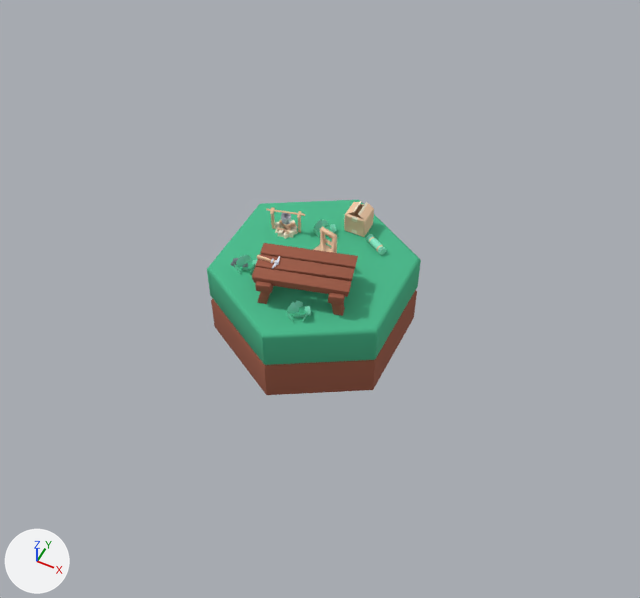
A saved change to the OBJ model examples/directionalSound/simplescene.obj.
Rendered twice from a 50 mm camera at (3.03, -5.93, 7.85) aimed at (0.26, -0.38, 0.91). The axes (+X, +Y, +Z) are drawn at lower left. The lights are the same throughout. Where no turn or scale is listed for an object, it has been applied to the vertices.

The first picture shows 'simplescene'.
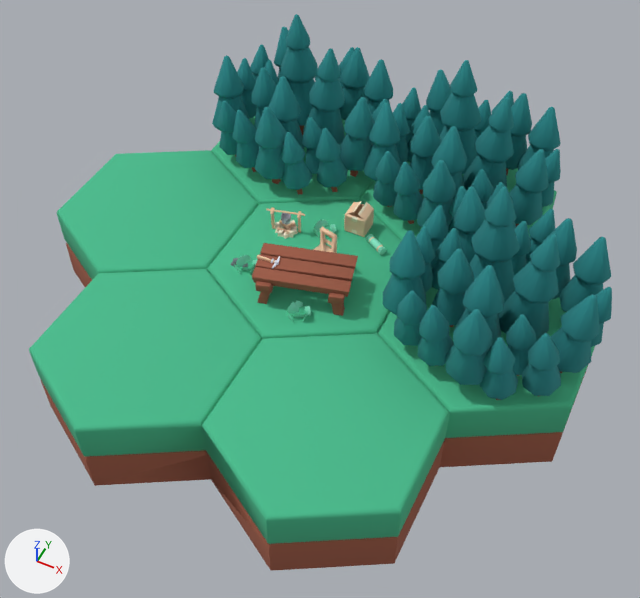
The change, as a list of edits to the scene's bpy script:
```text
Add mat_greendark_clone:
    mat_greendark_clone = principled_material('GreenDark(Clone)')
    mat_greendark_clone.base_color = (0.021, 0.257, 0.267)  # cyan #288b8d
    mat_greendark_clone.roughness = 1.0
Change me_simplescene:
    used by ob_simplescene; location = (0.0, 0.0, 0.0)
    remove me_simplescene.from_pydata(...)  # 2009 vertices, 3633 faces; spans x -1.0..1.0, y -1.15..1.15, z 0.0..1.47
    add me_simplescene.from_pydata(...)  # 6480 vertices, 11169 faces; spans x -3.0..3.05, y -2.89..2.89, z 0.0..2.61
    me_simplescene part 1: 4471 vertices added at x -3.0..3.05, y -2.89..2.89, z 0.0..2.61
    add me_simplescene.materials.append(mat_greendark_clone)  # cyan #288b8d
```

Where the change shows, as pixel boxes [x1, y1, x2, y2] in the pictures (640 x 598 px):
'simplescene', reshaped (172% wider, 185% taller): before [207, 200, 421, 395]; after [29, 14, 612, 571]
part 1 of me_simplescene, added: after [29, 14, 612, 571]
